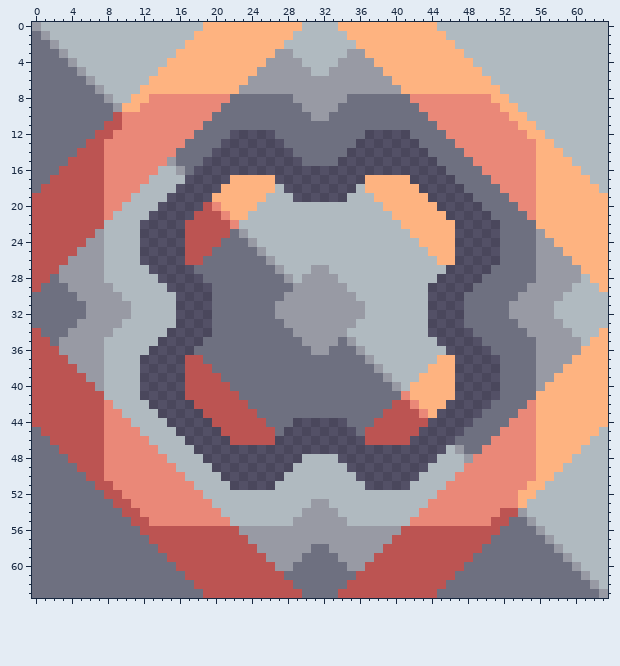
Edited in one commit: pixel-art sprite (sprites-override/blocks/power/thermal-generator.png). Above, as it was before the edit.
The file is 64x64 pixels. Colours within 5 levels of each other are drawn and written as one.
After:
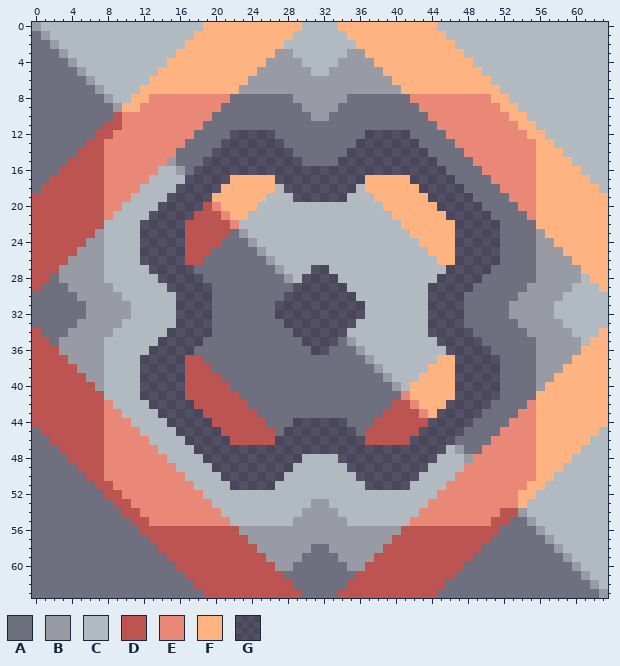
Palette (. is transparent): A #6e7080  B #989aa4  C #b0bac0  D #bc5452  E #ea8878  F #feb380  G #8a73c632
The edit:
Colour B gives way to colour G in row 27 at x 31 to 32; in row 28 at x 30 to 33; in row 29 at x 29 to 34; in row 30 at x 28 to 35; in rows 31 to 32 at x 27 to 36; in row 33 at x 28 to 35.
Colour B gives way to colour G in row 34 at x 29 to 34; in row 35 at x 30 to 33; in row 36 at x 31 to 32.
Changed places in both pictures, as pixel boxes (x1, y1, x2, y2):
changed: (275, 265, 365, 355)
